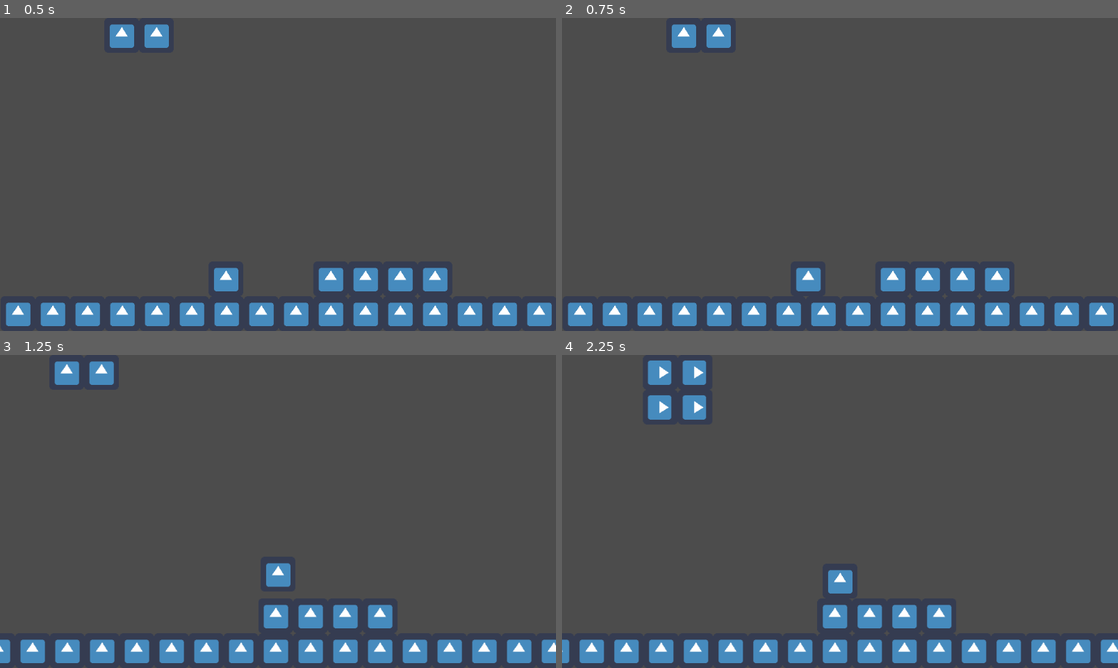
Above: before the commit, frames 1-4 (two rows, left to right).
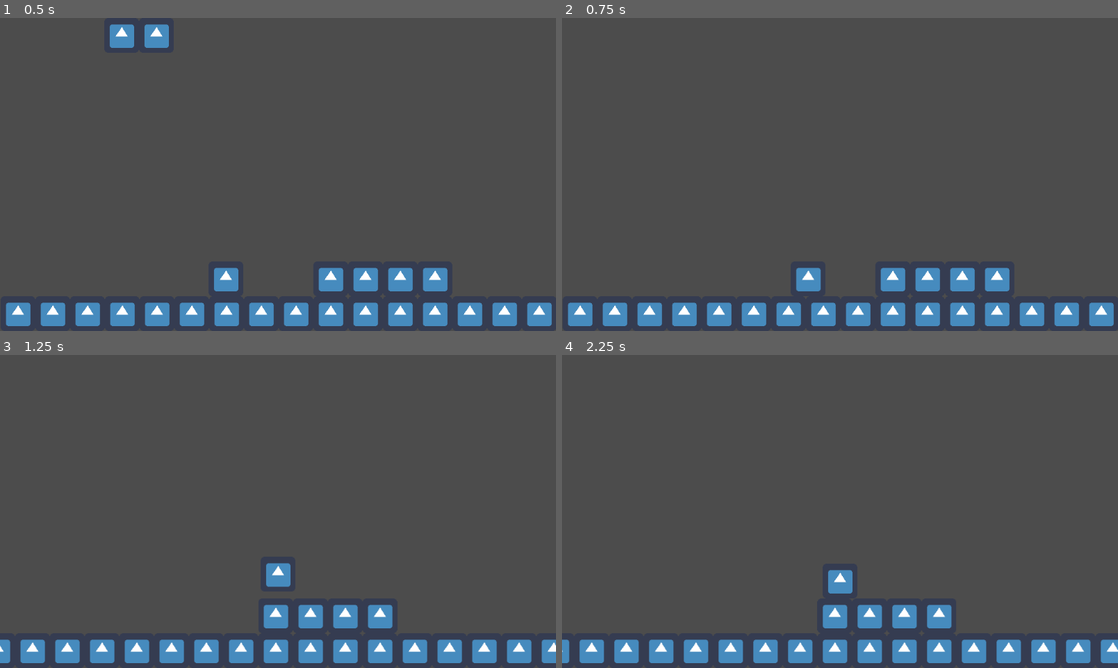
Above: after the commit, the same moments.

Repository: KavehNejad/Hack-2023
Game: Godot game, scene res://src/scenes/Tutorial level.tscn
Same seed, same stepped clock (60 frames per second), same inputs: the game is played once before the commit and once after it. The engine's default icon, where the game draws it, is replaced by a stand-in: a white triangle on a blue panel in a dark square.
Inputs:
- Up to frame 1 (0.5 s): no input
- Up to frame 2 (0.75 s): tap Enter at 0.5 s; hold Right (right) from 0.53 s (still down); tap F (game_mode_switch) at 0.6 s
- Up to frame 3 (1.25 s): keep holding Right (right); tap Up (jump) at 0.77 s
- Up to frame 4 (2.25 s): tap F (game_mode_switch) at 1.35, 2.1 s; tap Up (jump) at 1.52 s; release Right (right) at 2.03 s; hold A (left) from 2.03 s (still down)

Frame 1 is identical in both runs. In frame 2, 0.7% of the frame differs, in the area x 19-31%, y 2-10%; in frame 3, 0.7%; in frame 4, 1.3%, in the area x 15-26%, y 1-21%.

Commit message:
When switching game mode the current tetris block becomes invisible

Diff:
--- a/super-tetris-world/src/scripts/shape.gd
+++ b/super-tetris-world/src/scripts/shape.gd
@@ -15,9 +15,15 @@
 				var block = block_scene.instance()
 				block.position.x = 64 * x - int(length/2) * 64
 				block.position.y = 64 * y - int(length/2) * 64
-
 				add_child(block)
 				blocks.append(block)
+
+func on_game_mode_changed():
+	if !current:
+		return
+	visible = !visible
+	for block in blocks:
+		block.get_node("CollisionShape2D").disabled = !block.get_node("CollisionShape2D").disabled
 
 func _on_Timer_timeout():
 	if Global.game_mode == 'Platformer':
--- a/super-tetris-world/src/scripts/world.gd
+++ b/super-tetris-world/src/scripts/world.gd
@@ -2,6 +2,8 @@
 
 var set_up_blocks_script = load("res://src/scripts/set_up_block_types.gd").new()
 var shape_scene = preload("res://src/scenes/shape.tscn")
+
+signal game_mode_changed
 
 var grid = []
 var shapes
@@ -21,6 +23,7 @@
 	shape.position.y = 64 * 1 - 32
 	add_child(shape)
 	shape.connect("block_bottom",self, "on_block_touch_bottom")
+	connect("game_mode_changed", shape, "on_game_mode_changed")
 
 func on_block_touch_bottom():
 	spawn_shape()
@@ -31,6 +34,7 @@
 			Global.game_mode = 'Tetris'
 		else:
 			Global.game_mode = 'Platformer'
+		emit_signal("game_mode_changed")
 
 func create_grid():
 	for y in range(100):
